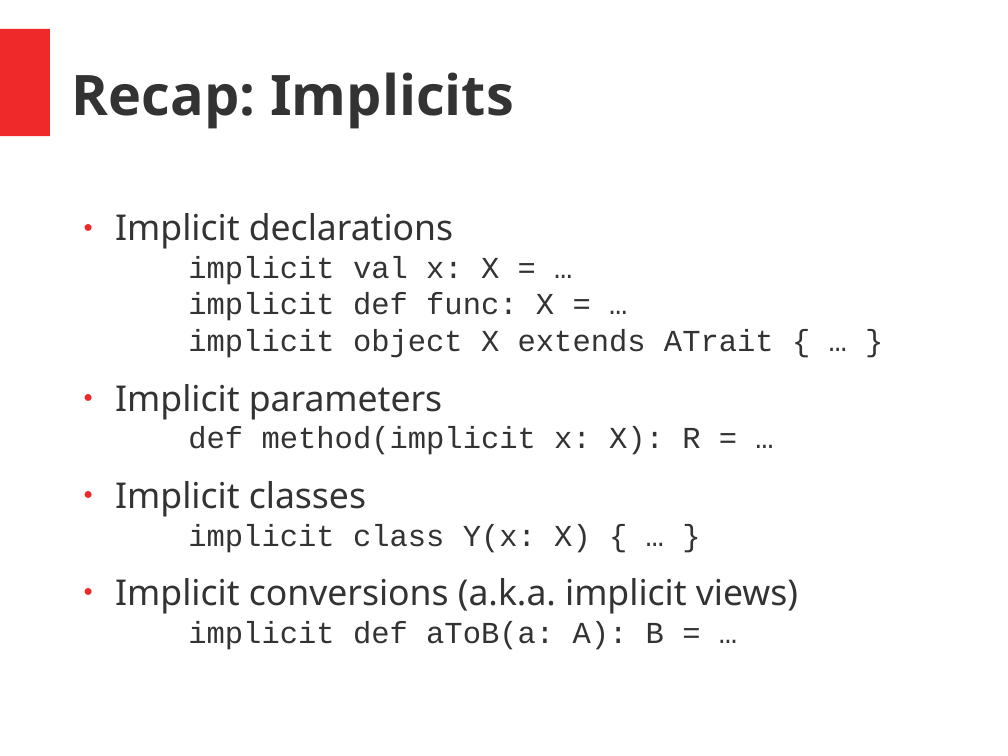
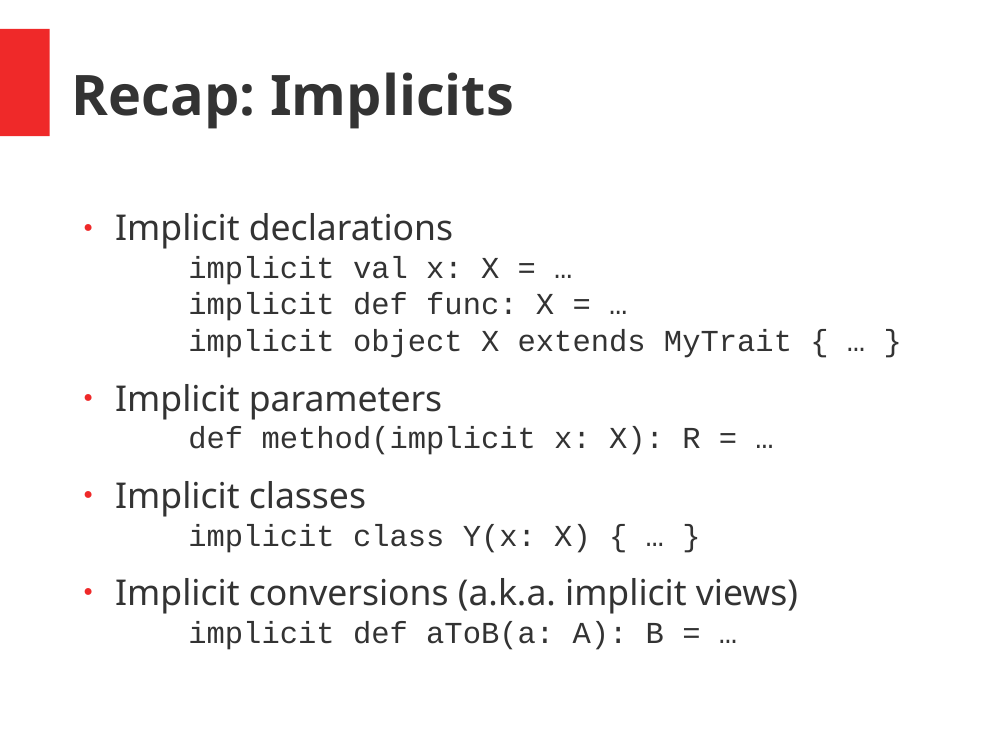
Before and after one commit to hermannhueck/typeclasses, a slide deck: slide 3 of Slides/TypeClasses.pptx. Drawn at 1008x756 pixels with LibreOffice and Linux fonts; fonts in the diff are those of the drawing. Boxes give left, top, right and bottom in pixels: in the first picture for what was removed or moved away, otherwise in the second. Text is boxed around its words. In the diff, an @@ line names an element or a change of style, - is before the commit and + after.

```diff
--- a/Slides/TypeClasses.pptx
+++ b/Slides/TypeClasses.pptx
@@ text at (115, 213, 792, 358): text changed @@
-● Implicit declarations
-  implicit val x: X = …
-  implicit def func: X = …
-  implicit object X extends ATrait { … }
+● Implicit declarations
+  implicit val x: X = …
+  implicit def func: X = …
+  implicit object X extends MyTrait { … }
```
Also in this commit, not shown: 29 other slides changed, 3 slides added, 1 other file.
